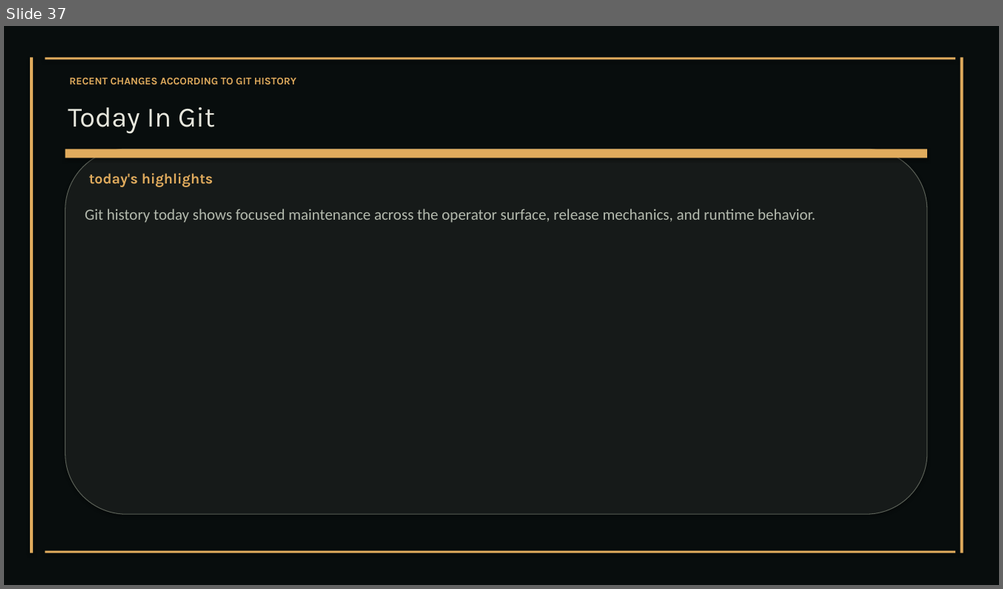
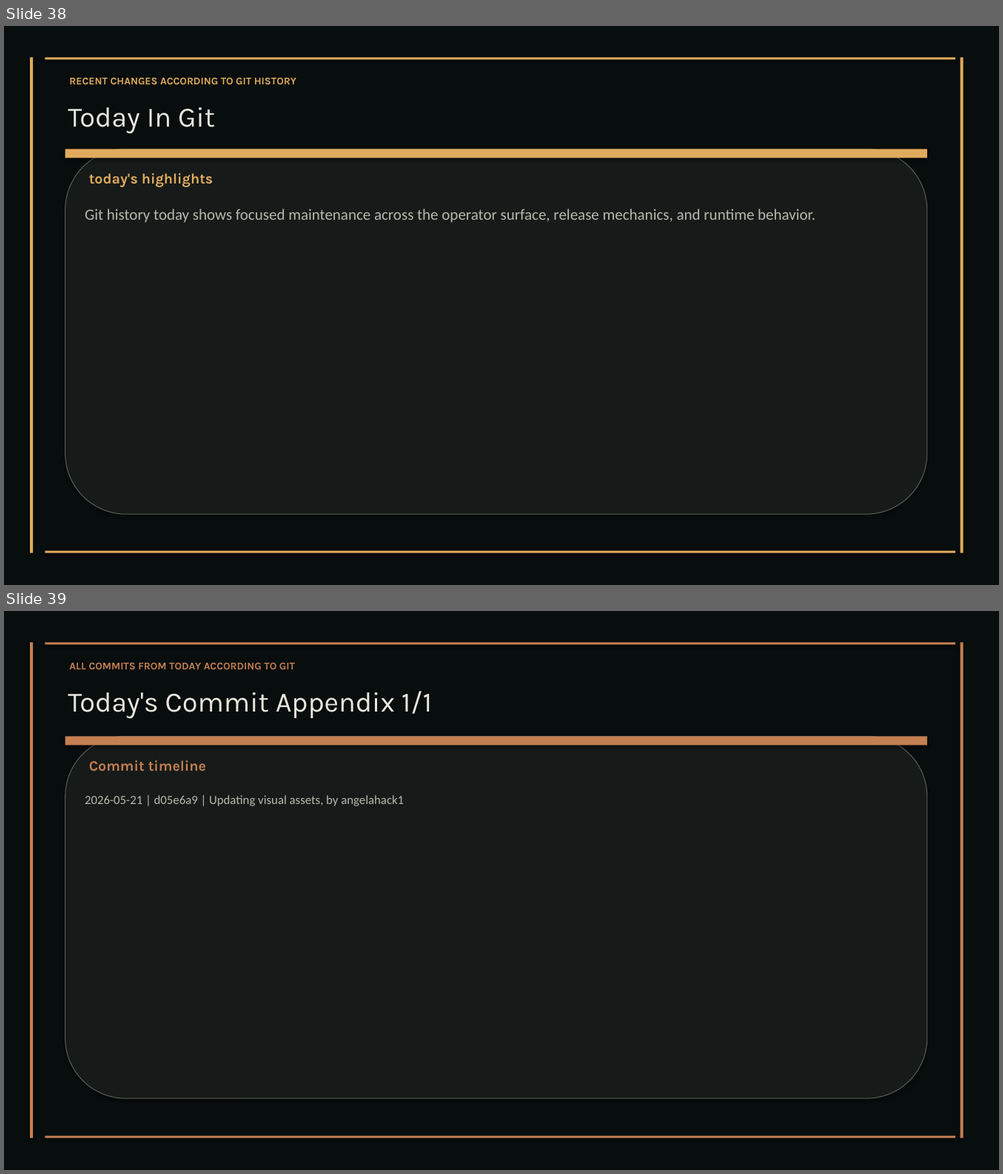
Before and after one commit to XAIHT/Tlamatini, a slide deck: Tlamatini_eXtended_Artificial_Intelligence_Humanly_Tempered.pptx. Shown one above the other, each under a label of ours: slide 37 before the commit, slides 38 and 39 after it. The pictures are 1003x589 and 1003x1174 pixels, drawn with LibreOffice and Linux fonts; fonts in the diff are those of the drawing. Boxes give left, top, right and bottom in pixels: in the first picture for what was removed or moved away, otherwise in the second. Text is boxed around its words. In the diff, an @@ line names an element or a change of style, - is before the commit and + after.

```diff
--- a/Tlamatini_eXtended_Artificial_Intelligence_Humanly_Tempered.pptx
+++ b/Tlamatini_eXtended_Artificial_Intelligence_Humanly_Tempered.pptx
@@ slide 39 added at (x1=4, y1=611, x2=999, y2=1170), background #FFFFFF @@
@@ rectangle added at (x1=4, y1=611, x2=999, y2=1170), fill #080D0D @@
@@ rectangle added at (x1=30, y1=642, x2=33, y2=1139), fill #C48052 @@
@@ rectangle added at (x1=45, y1=642, x2=956, y2=644), fill #C48052 @@
@@ rectangle added at (x1=960, y1=642, x2=963, y2=1139), fill #C48052 @@
@@ text added at (x1=69, y1=662, x2=295, y2=669), 10 pt, text #C48052, bold @@
+ALL COMMITS FROM TODAY ACCORDING TO GIT
@@ text added at (x1=68, y1=691, x2=432, y2=719), 27 pt, text #E8E8DE @@
+Today's Commit Appendix 1/1
@@ rounded rectangle added at (x1=65, y1=736, x2=927, y2=1099), fill #161A19, outline #595F56 0.75 pt @@
@@ rectangle added at (x1=65, y1=736, x2=927, y2=745), fill #C48052 @@
@@ text added at (x1=89, y1=760, x2=206, y2=771), 14 pt, text #C48052, bold @@
+Commit timeline
@@ text added at (x1=85, y1=795, x2=404, y2=806), 12 pt, text #B4BAAE @@
+2026-05-21 | d05e6a9 | Updating visual assets, by angelahack1
@@ rectangle added at (x1=45, y1=1136, x2=956, y2=1139), fill #C48052 @@
@@ what was slide 37 is now slide 38 @@
```
Also in this commit, not shown: 10 slides changed, 1 other slide added, 36 other files.
